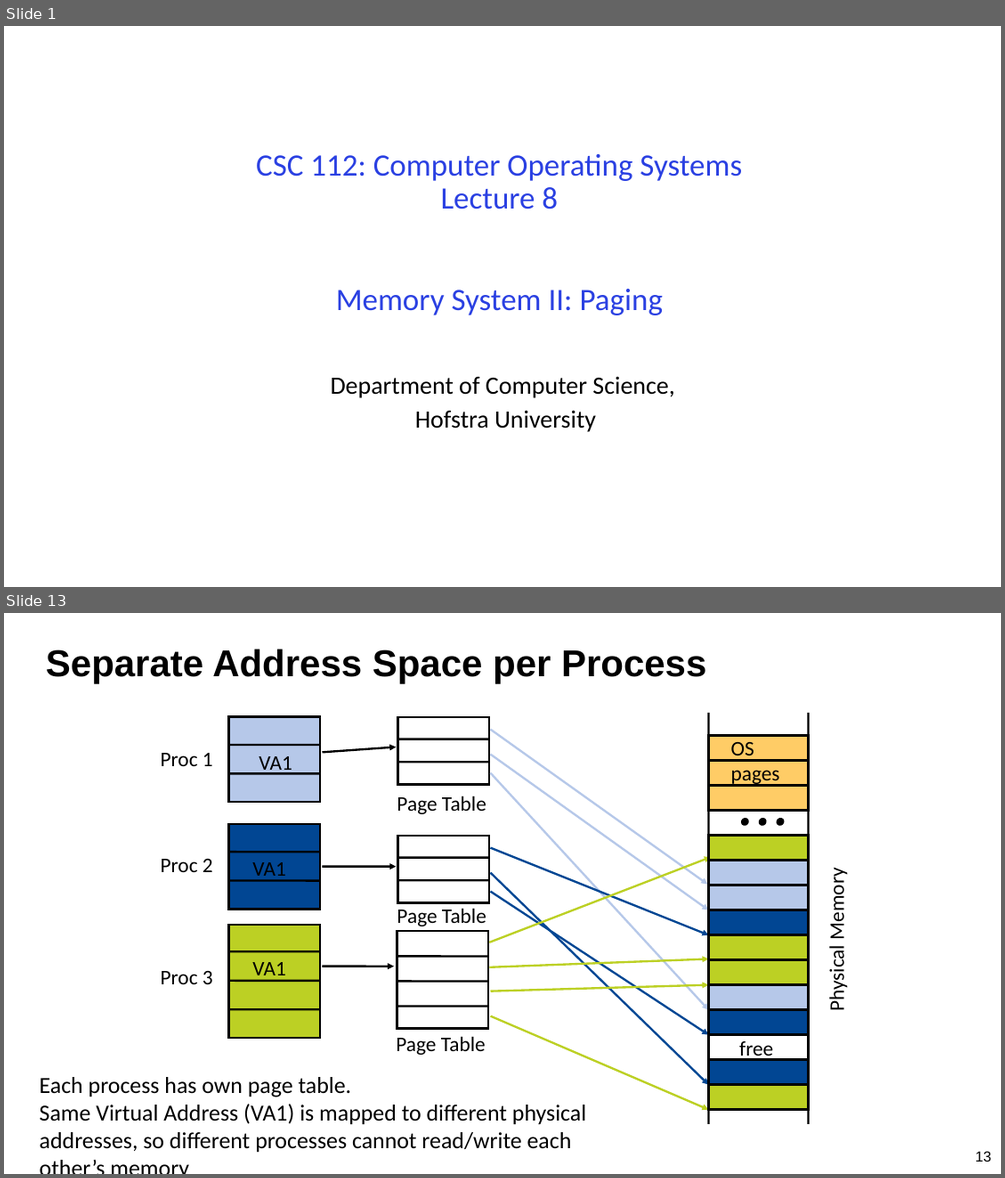
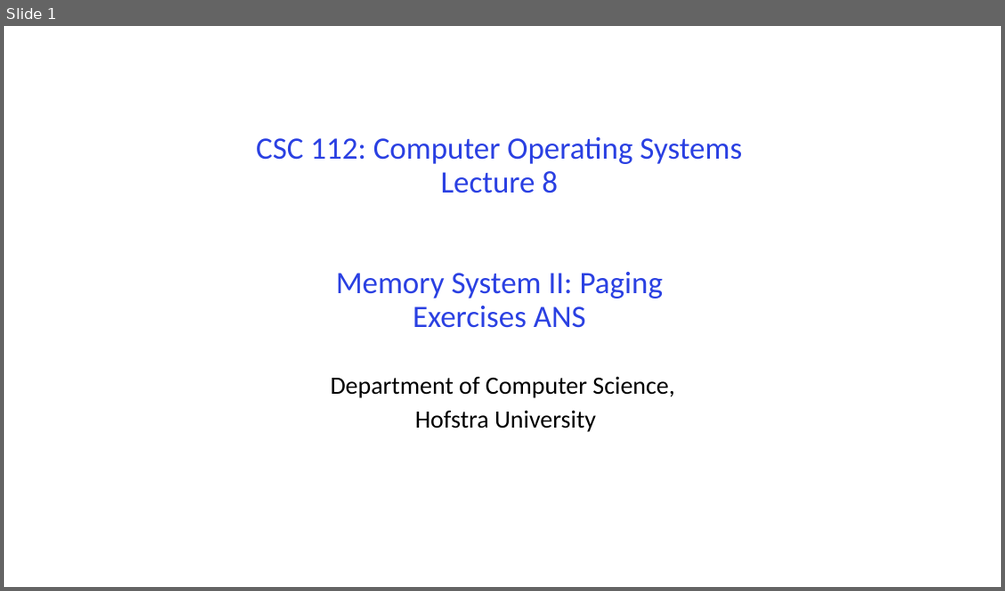
Before and after one commit to guhofstra/CSC256Fa25, a slide deck: PPTs/L8-Exercises ANS.pptx. Shown one above the other, each under a label of ours: slides 1 and 13 before the commit, slide 1 after it; the slides between them are not shown. The pictures are 1005x1178 and 1005x591 pixels, drawn with LibreOffice and Linux fonts; fonts in the diff are those of the drawing. Boxes give left, top, right and bottom in pixels: in the first picture for what was removed or moved away, otherwise in the second. Text is boxed around its words. In the diff, an @@ line names an element or a change of style, - is before the commit and + after.

```diff
--- a/PPTs/L8-Exercises ANS.pptx
+++ b/PPTs/L8-Exercises ANS.pptx
@@ slide 13 removed at (4,613,1001,1174), background #FFFFFF @@
@@ title removed at (46,649,706,683) @@
-Separate Address Space per Process
@@ group removed at (161,713,849,1124): 23 rectangles, 16 lines, 13 arrows, 11 texts, 3 ellipses @@
-VA1
-Proc 1
-Page Table
-VA1
-Proc 2
-Page Table
-VA1
-Proc 3
-Page Table
-Physical Memory
-free
-OS
-pages
@@ text removed at (40,1077,586,1152) @@
-Each process has own page table.
-Same Virtual Address (VA1) is mapped to different physical addresses, so different processes cannot read/write each other’s memory
@@ page number removed at (975,1151,991,1161) @@
-13
@@ slide 1 changed as well @@
@@ title at (256,137,742,328): text changed @@
-CSC 112: Computer Operating Systems
-Lecture 8
-Memory System II: Paging
+CSC 112: Computer Operating Systems
+Lecture 8
+Memory System II: Paging
+Exercises ANS
```
Also in this commit, not shown: 1 slide added, 77 other slides removed, 3 other files.
